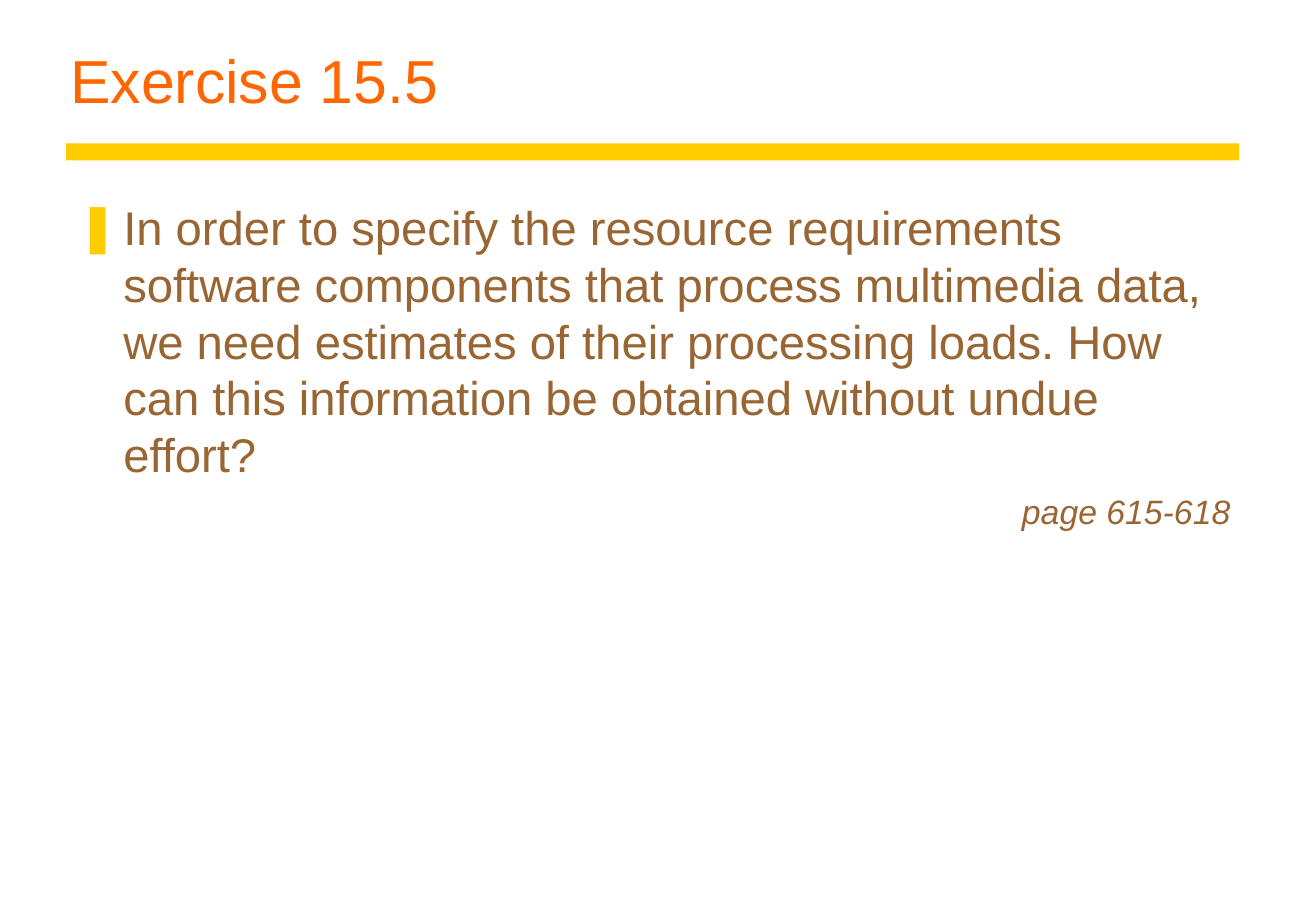
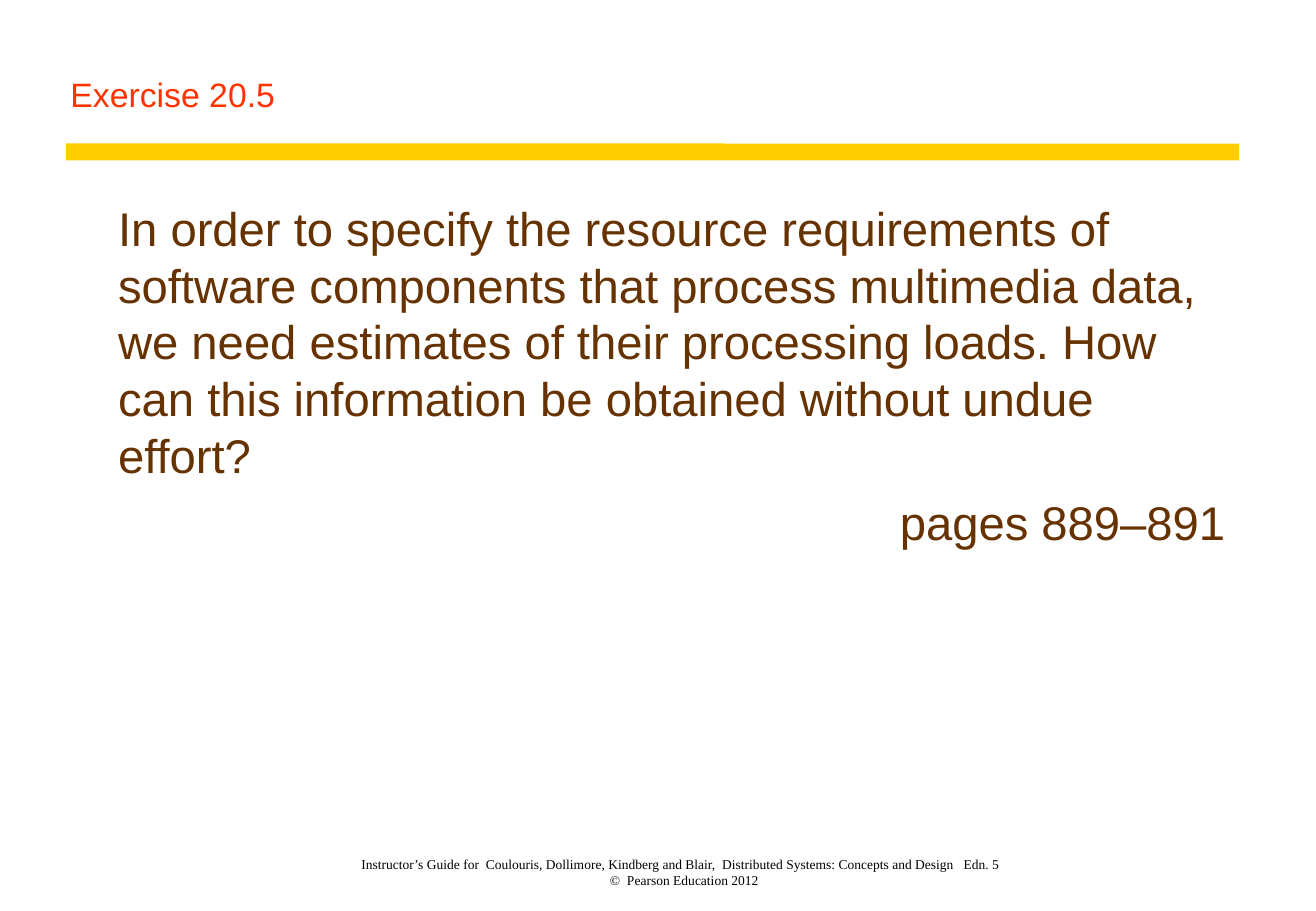
Before and after one commit to Conan1985/Network-Operating-Systems, a slide deck: slide 6 of Text book/Excercises/Exercises 20.ppt. Drawn at 1316x911 pixels with LibreOffice and Linux fonts; fonts in the diff are those of the drawing. Boxes give left, top, right and bottom in pixels: in the first picture for what was removed or moved away, otherwise in the second. Text is boxed around its words. In the diff, an @@ line names an element or a change of style, - is before the commit and + after.

```diff
--- a/Text book/Excercises/Exercises 20.ppt
+++ b/Text book/Excercises/Exercises 20.ppt
@@ title at (70,82,275,108): text changed; size 36 to 20 pt; text colour #FF6600 to #FF3300 @@
-Exercise 15.5
+Exercise 20.5
@@ text at (118,211,1225,549): text changed; text colour #996633 to #663300 @@
-❚ In order to specify the resource requirements software components that process multimedia data, we need estimates of their processing loads. How can this information be obtained without undue effort?
-page 615-618
+In order to specify the resource requirements of software components that process multimedia data, we need estimates of their processing loads. How can this information be obtained without undue effort?
+pages 889–891
@@ text added at (361,859,999,885), 8 pt, text #000000 @@
+Instructor’s Guide for Coulouris, Dollimore, Kindberg and Blair, Distributed Systems: Concepts and Design Edn. 5
+© Pearson Education 2012
```
Also in this commit, not shown: 8 other slides changed, 2 slides added, 3 other files.
